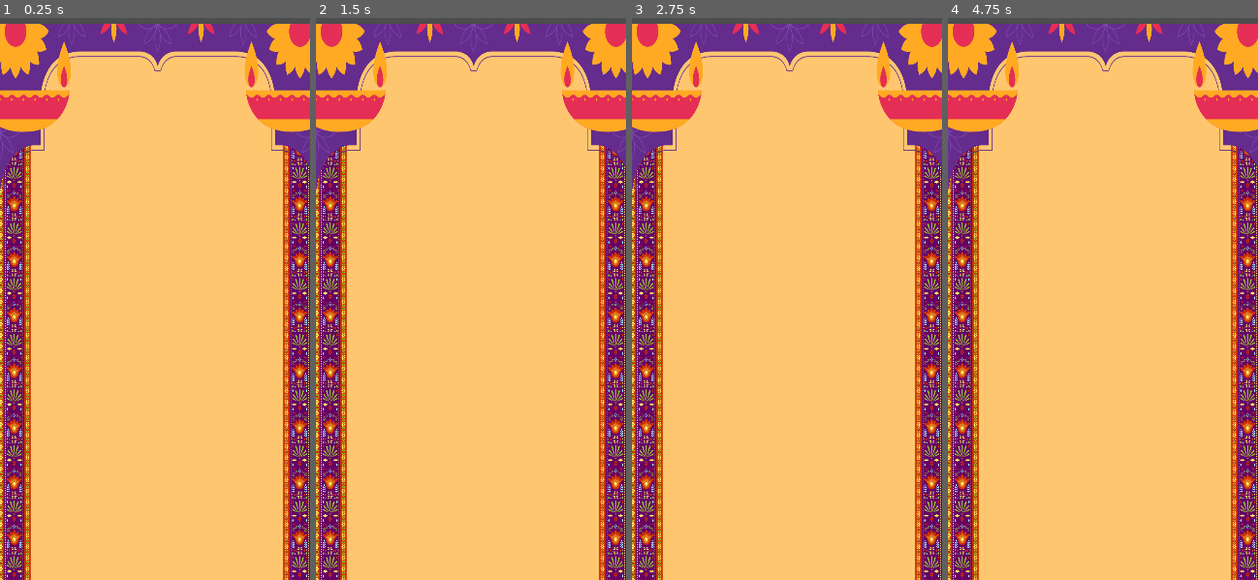
Above: before the commit, frames 1-4 (left to right).
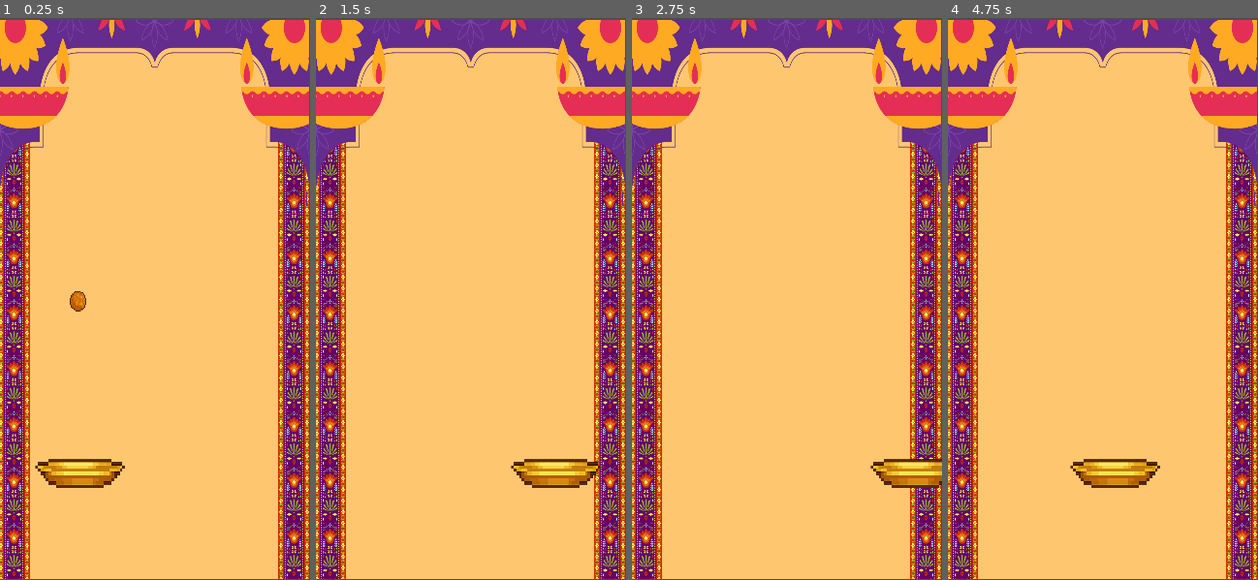
Above: after the commit, the same moments.

Repository: DruvanKarthik/Sweet_Rush
Game: Godot game, scene res://Scenes/Levels/level_1.tscn
Same seed, same stepped clock (60 frames per second), same inputs: the game is played once before the commit and once after it. The project has no main scene, so this scene is started directly.
Inputs:
- Up to frame 1 (0.25 s): no input
- Up to frame 2 (1.5 s): hold Right (ui_right) 0.53-1.28 s; hold Left (ui_left) from 1.28 s (still down)
- Up to frame 3 (2.75 s): release Left (ui_left) at 2.03 s; hold Right (ui_right) from 2.03 s (still down)
- Up to frame 4 (4.75 s): tap Enter at 3.5 s; release Right (ui_right) at 3.53 s; hold Left (ui_left) from 3.53 s (still down)

The runs differ from the first frame. In frame 1, 16% of the frame differs, in the area x 0-100%, y 0-100%; in frame 2, 16%; in frame 3, 16%; in frame 4, 16%.
Error after the commit: Modulo by zero error in operator '%'. (res://Scripts/sweet_spwaner.gd:13)

Commit message:
Changes in first level

Diff:
--- a/new-game-project/Scenes/Levels/level_1.tscn
+++ b/new-game-project/Scenes/Levels/level_1.tscn
@@ -1,8 +1,27 @@
-[gd_scene load_steps=2 format=3 uid="uid://brhs43g54rh1w"]
+[gd_scene load_steps=5 format=3 uid="uid://brhs43g54rh1w"]
 
 [ext_resource type="Texture2D" uid="uid://vittmg2p3jwy" path="res://Game_asstes/GUI/Levels_frames/13.png" id="1_tlcug"]
+[ext_resource type="PackedScene" uid="uid://05v1dsaiq2cg" path="res://Scenes/plate.tscn" id="2_4dpyx"]
+[ext_resource type="PackedScene" uid="uid://dnkx7uif5menw" path="res://Scenes/Sweets/sweet_spwaner.tscn" id="3_3mqfk"]
+[ext_resource type="PackedScene" uid="uid://b7wmlm4j23bdj" path="res://Scenes/Sweets/Mothichoor_ladoo.tscn" id="4_iixi8"]
 
 [node name="Back_ground" type="Sprite2D"]
-position = Vector2(162, 293)
+position = Vector2(159, 290.5)
+scale = Vector2(0.296296, 0.427407)
+texture = ExtResource("1_tlcug")
+
+[node name="Plate" parent="." instance=ExtResource("2_4dpyx")]
+position = Vector2(-283.5, 412.955)
+
+[node name="Sweet_spawner" type="Node" parent="."]
+
+[node name="Sweet_spwaner" parent="Sweet_spawner" instance=ExtResource("3_3mqfk")]
+position = Vector2(70, 45)
 scale = Vector2(0.301852, 0.425185)
-texture = ExtResource("1_tlcug")
+
+[node name="Sweet_spwaner2" parent="Sweet_spawner" instance=ExtResource("3_3mqfk")]
+position = Vector2(163.908, 41.2039)
+scale = Vector2(0.296296, 0.427407)
+
+[node name="Area2D" parent="." instance=ExtResource("4_iixi8")]
+position = Vector2(-276.25, -176.749)
--- a/new-game-project/Scenes/Sweets/Mothichoor_ladoo.tscn
+++ b/new-game-project/Scenes/Sweets/Mothichoor_ladoo.tscn
@@ -1,21 +1,22 @@
 [gd_scene load_steps=4 format=3 uid="uid://b7wmlm4j23bdj"]
 
-[ext_resource type="Script" uid="uid://58juov8w10bw" path="res://Scripts/mothichoor_ladoo.gd" id="1_8ox8d"]
+[ext_resource type="Script" uid="uid://bawulm7r5ty4g" path="res://Scripts/mothichoor_ladoo.gd" id="1_8ox8d"]
 [ext_resource type="Texture2D" uid="uid://dsne8scjnvmnc" path="res://Game_asstes/Sweets/Mothichoor_ladoo.png" id="1_27n0a"]
 
 [sub_resource type="CircleShape2D" id="CircleShape2D_8ox8d"]
-radius = 14.1421
+radius = 28.0713
 
-[node name="Area2D" type="Area2D"]
+[node name="Area2D" type="CharacterBody2D"]
 position = Vector2(149, 283)
 script = ExtResource("1_8ox8d")
 
 [node name="MothichoorLadoo" type="Sprite2D" parent="."]
-position = Vector2(0, 1)
-scale = Vector2(0.151042, 0.135417)
+position = Vector2(11.75, 5.49999)
+scale = Vector2(0.304688, 0.265625)
 texture = ExtResource("1_27n0a")
 region_enabled = true
 region_rect = Rect2(285, 48, 192, 192)
 
 [node name="CollisionShape2D" type="CollisionShape2D" parent="."]
+position = Vector2(11, 5)
 shape = SubResource("CircleShape2D_8ox8d")
--- a/new-game-project/Scenes/Sweets/sweet_spwaner.tscn
+++ b/new-game-project/Scenes/Sweets/sweet_spwaner.tscn
@@ -1,3 +1,25 @@
-[gd_scene format=3 uid="uid://dnkx7uif5menw"]
+[gd_scene load_steps=2 format=3 uid="uid://dnkx7uif5menw"]
+
+[ext_resource type="Script" uid="uid://8umubyv7mta" path="res://Scripts/sweet_spwaner.gd" id="1_6s4an"]
 
 [node name="Sweet_spwaner" type="Node2D"]
+script = ExtResource("1_6s4an")
+
+[node name="Spawner" type="Node2D" parent="."]
+position = Vector2(-1, 1)
+
+[node name="Marker2D" type="Marker2D" parent="."]
+position = Vector2(158, 1)
+
+[node name="Marker2D2" type="Marker2D" parent="."]
+position = Vector2(232, 1)
+
+[node name="Marker2D3" type="Marker2D" parent="."]
+position = Vector2(80, 1)
+
+[node name="Marker2D4" type="Marker2D" parent="."]
+position = Vector2(310, 1)
+
+[node name="Timer" type="Timer" parent="."]
+
+[connection signal="timeout" from="Timer" to="." method="_on_timer_timeout"]
--- a/new-game-project/Scenes/plate.tscn
+++ b/new-game-project/Scenes/plate.tscn
@@ -4,18 +4,18 @@
 [ext_resource type="Texture2D" uid="uid://b6x0hblwpyc0q" path="res://Game_asstes/Sweets/ChatGPT Image May 20, 2025, 12_03_31 PM.png" id="1_6t6q4"]
 
 [sub_resource type="RectangleShape2D" id="RectangleShape2D_4p6b7"]
-size = Vector2(859.71, 207.997)
+size = Vector2(1363.83, 225.903)
 
 [node name="Plate" type="CharacterBody2D"]
 position = Vector2(141, 409)
 script = ExtResource("1_4p6b7")
 
 [node name="Plate" type="Sprite2D" parent="."]
-position = Vector2(2, 3)
-scale = Vector2(0.222168, 0.287109)
+position = Vector2(26, -10)
+scale = Vector2(0.359253, 0.333496)
 texture = ExtResource("1_6t6q4")
 
 [node name="CollisionShape2D" type="CollisionShape2D" parent="."]
-position = Vector2(1.5, 16.8589)
+position = Vector2(23.5, 8.42944)
 scale = Vector2(0.222168, 0.287109)
 shape = SubResource("RectangleShape2D_4p6b7")
--- a/new-game-project/Scripts/mothichoor_ladoo.gd
+++ b/new-game-project/Scripts/mothichoor_ladoo.gd
@@ -1,27 +1,16 @@
-extends Area2D
+extends CharacterBody2D
 
-@export var fall_speed := 200
-var is_caught := false
+const fall_speed = 300.0
+var is_caught = false
 
-func _process(delta):
-	if !is_caught:
-		position.y += fall_speed * delta
-
-	# Optional: auto-remove if it falls off screen
-	if position.y > get_viewport_rect().size.y:
-		queue_free()
-
-func _on_Sweet_body_entered(body):
-	if body.name == "Plate" and !is_caught:
-		is_caught = true
-
-		# Remove collision so it doesn’t trigger multiple times
-		$CollisionShape2D.disabled = true
-
-		# Make sweet a child of plate so it moves with it
-		get_parent().remove_child(self)
-		body.add_child(self)
-
-		# Adjust the sweet's position to "sit" on top of the plate
-		var offset = Vector2(0, -10)  # Adjust as needed
-		position = body.to_local(global_position) + offset
+func _physics_process(delta):
+	if not is_caught:
+		var collision = move_and_collide(Vector2(0, fall_speed * delta))
+		if collision:
+			var collider = collision.get_collider()
+			if collider.name == "Plate":
+				# Stick the sweet to the plate
+				is_caught = true
+				get_parent().remove_child(self)
+				collider.add_child(self)
+				position = collider.to_local(global_position)
--- a/new-game-project/Scripts/plate.gd
+++ b/new-game-project/Scripts/plate.gd
@@ -1,8 +1,8 @@
-extends CharacterBody2D  # Prefer CharacterBody2D or KinematicBody2D for movement
+extends CharacterBody2D
 
 var speed := 300
 
-func _physics_process(delta):  # Better to use _physics_process for movement
+func _physics_process(delta):
 	var direction := 0
 
 	if Input.is_action_pressed("ui_left"):
@@ -11,5 +11,5 @@
 		direction += 1
 
 	velocity.x = direction * speed
-	velocity.y = 0  # Optional: if you want vertical movement zeroed
+	velocity.y = 0  # If vertical movement is not used
 	move_and_slide()
--- /dev/null
+++ b/new-game-project/Scripts/sweet_spwaner.gd
@@ -0,0 +1,19 @@
+extends Node2D
+
+var motichoor_ladoo = preload("res://Scenes/Sweets/Mothichoor_ladoo.tscn")
+var spawn_points = []
+
+func _ready():
+	randomize()
+	spawn_points = $Spawner.get_children()
+	$Timer.timeout.connect(_on_Timer_timeout)
+	$Timer.start()
+
+func spawn_motichoor_ladoo():
+	var index = randi() % spawn_points.size()
+	var ladoo = motichoor_ladoo.instantiate()
+	ladoo.global_position = spawn_points[index].global_position
+	get_parent().add_child(ladoo)
+
+func _on_Timer_timeout():
+	spawn_motichoor_ladoo()
--- a/new-game-project/icon.svg
+++ /dev/null
@@ -1 +0,0 @@
-<svg xmlns="http://www.w3.org/2000/svg" width="128" height="128"><rect width="124" height="124" x="2" y="2" fill="#363d52" stroke="#212532" stroke-width="4" rx="14"/><g fill="#fff" transform="translate(12.322 12.322)scale(.101)"><path d="M105 673v33q407 354 814 0v-33z"/><path fill="#478cbf" d="m105 673 152 14q12 1 15 14l4 67 132 10 8-61q2-11 15-15h162q13 4 15 15l8 61 132-10 4-67q3-13 15-14l152-14V427q30-39 56-81-35-59-83-108-43 20-82 47-40-37-88-64 7-51 8-102-59-28-123-42-26 43-46 89-49-7-98 0-20-46-46-89-64 14-123 42 1 51 8 102-48 27-88 64-39-27-82-47-48 49-83 108 26 42 56 81zm0 33v39c0 276 813 276 814 0v-39l-134 12-5 69q-2 10-14 13l-162 11q-12 0-16-11l-10-65H446l-10 65q-4 11-16 11l-162-11q-12-3-14-13l-5-69z"/><path d="M483 600c0 34 58 34 58 0v-86c0-34-58-34-58 0z"/><circle cx="725" cy="526" r="90"/><circle cx="299" cy="526" r="90"/></g><g fill="#414042" transform="translate(12.322 12.322)scale(.101)"><circle cx="307" cy="532" r="60"/><circle cx="717" cy="532" r="60"/></g></svg>
--- a/new-game-project/project.godot
+++ b/new-game-project/project.godot
@@ -12,7 +12,6 @@
 
 config/name="New Game Project"
 config/features=PackedStringArray("4.4", "Forward Plus")
-config/icon="res://icon.svg"
 
 [display]
 
Not shown, changed: new-game-project/Scripts/mothichoor_ladoo.gd.uid
Not shown, added: new-game-project/Scripts/sweet_spwaner.gd.uid
Not shown, removed: new-game-project/icon.svg.import
